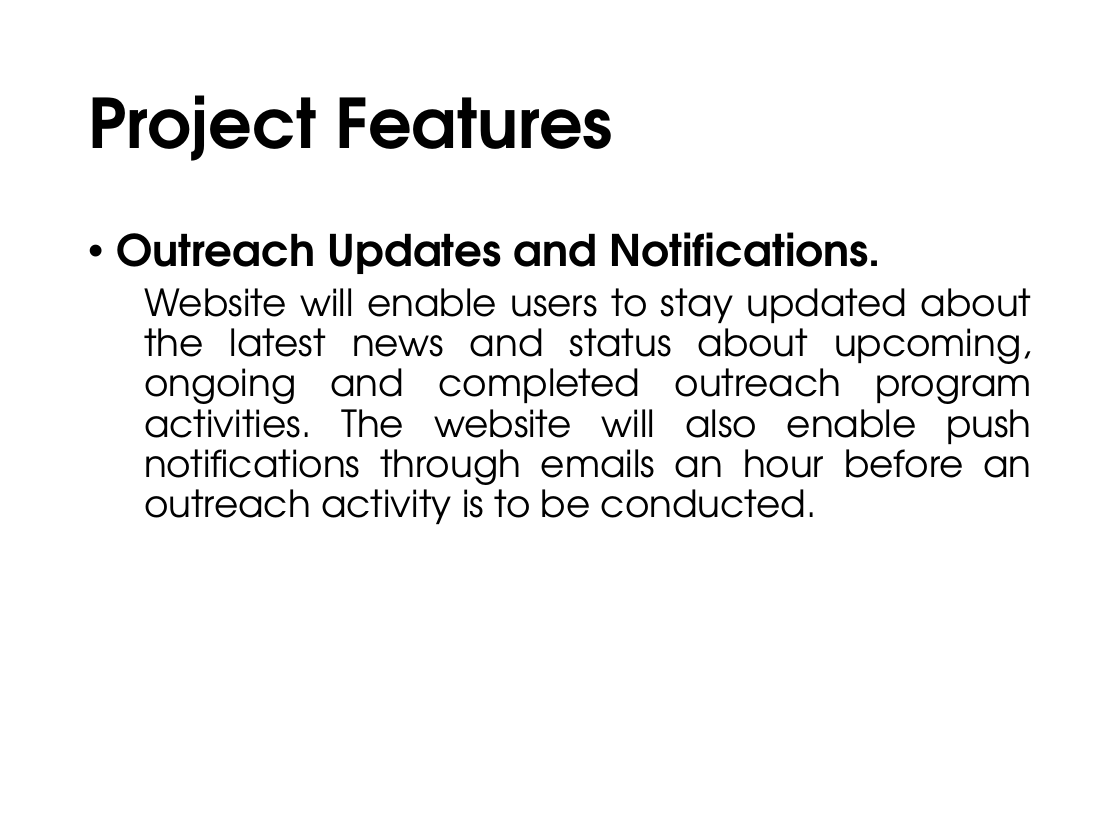
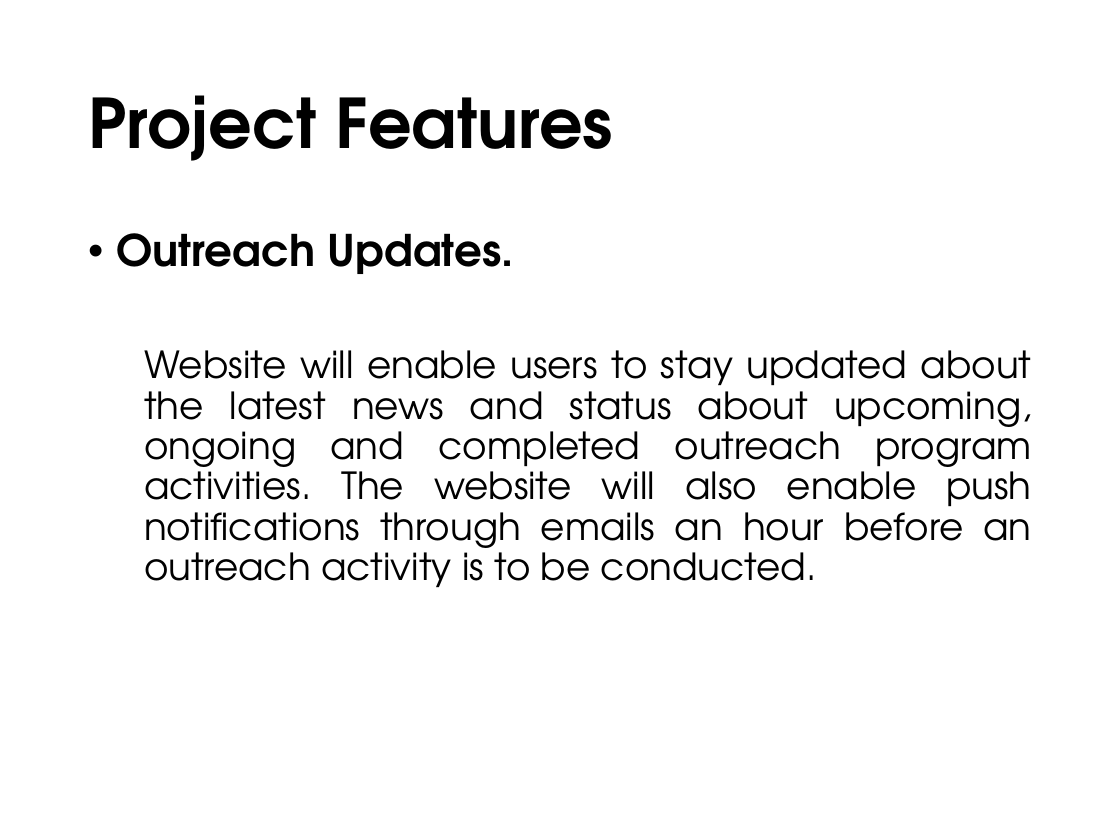
Before and after one commit to sergeangelo21/ReCOP-ComEx, a slide deck: slide 16 of Documentation/PowerPoint.pptx (slide 14 before the commit). Drawn at 1120x840 pixels with LibreOffice and Linux fonts; fonts in the diff are those of the drawing; background and template pictures are left out. Boxes give left, top, right and bottom in pixels: in the first picture for what was removed or moved away, otherwise in the second. Text is boxed around its words. In the diff, an @@ line names an element or a change of style, - is before the commit and + after.

```diff
--- a/Documentation/PowerPoint.pptx
+++ b/Documentation/PowerPoint.pptx
@@ text at (x1=116, y1=233, x2=514, y2=274): text changed @@
-• Outreach Updates and Notifications.
+• Outreach Updates.
```
Also in this commit, not shown: 15 other slides changed, 5 slides added.
